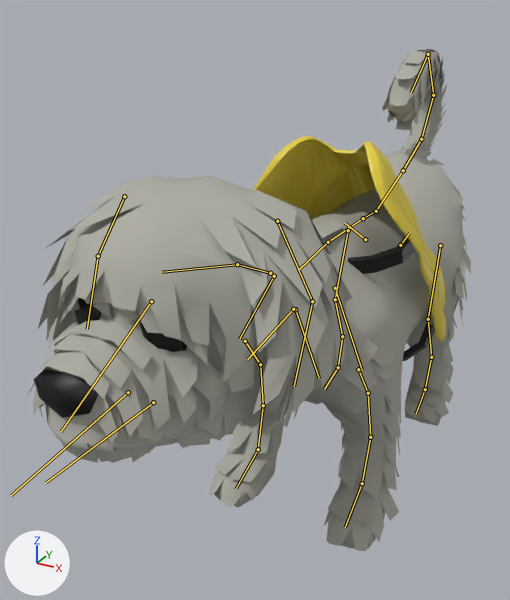
One commit to the glTF model public/dog.glb: the scene before it, then after it.
Before and after are seen from a 50 mm camera at (1.24, -3.38, 2.47) aimed at (-0.35, -0.47, 1.01). The axes (+X, +Y, +Z) are drawn at lower left. The lights are the same throughout. The bones that bend it are drawn over the model as lines.

Names of what the first picture shows: 'Circle', 'DogMesh', 'JacketMesh.001'.
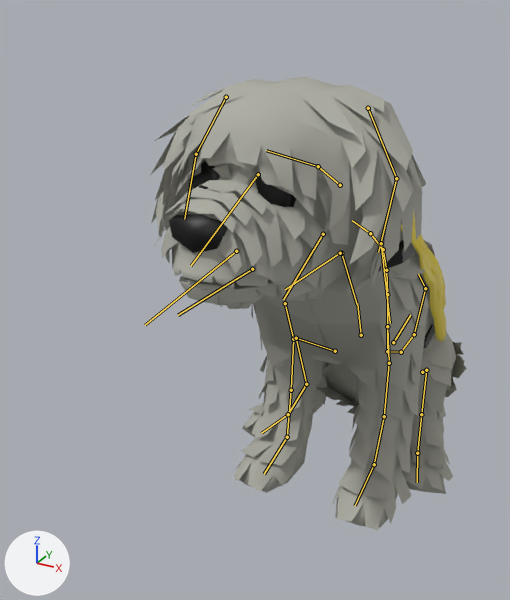
The newer file adds an action. The first version stands in its rest pose; the second is drawn at frame 83 of the action 'Idle1LookAhead'.

The change in detail:
Bone 'spine.004' (bone_spine_004) moves from (0.0, 0.0, 0.0) to (0.0, 0.366, 1.169).
Bone 'spine.004' (bone_spine_004) turns from (0, 0, 0) to (-95, 0, 0) degrees about its own x, y and z.
Bone 'spine.003' (bone_spine_003) turns from (0, 0, 0) to (50, -1, 1) degrees about its own x, y and z.
Bone 'spine.003' (bone_spine_003) is rescaled from (1.0, 1.0, 1.0) to (1.08, 1.08, 1.08).
Bone 'spine.002' (bone_spine_002) turns from (0, 0, 0) to (-10, 0, 0) degrees about its own x, y and z.
Bone 'spine.001' (bone_spine_001) turns from (0, 0, 0) to (-14, 0, 0) degrees about its own x, y and z.
Bone 'spine' (bone_spine) turns from (0, 0, 0) to (-3, 0, -1) degrees about its own x, y and z.
Bone 'spine.005' (bone_spine_005) turns from (0, 0, 0) to (29, 0, 0) degrees about its own x, y and z.
Bone 'spine.006' (bone_spine_006) turns from (0, 0, 0) to (9, 0, 0) degrees about its own x, y and z.
Bone 'spine.007' (bone_spine_007) turns from (0, 0, 0) to (24, 0, 0) degrees about its own x, y and z.
Bone 'spine.007' (bone_spine_007) is rescaled from (1.0, 1.0, 1.0) to (1.06, 1.06, 1.06).
Bone 'spine.008' (bone_spine_008) is rescaled from (1.0, 1.0, 1.0) to (0.98, 0.98, 0.98).
Bone 'spine.010' (bone_spine_010) turns from (0, 0, 0) to (32, 0, 0) degrees about its own x, y and z.
Bone 'jaw' (bone_jaw) turns from (0, 0, 0) to (3, 0, 0) degrees about its own x, y and z.
Bone 'tongue' (bone_tongue) turns from (0, 0, 0) to (9, 5, 7) degrees about its own x, y and z.
Bone 'shoulder.L' (bone_shoulder_l) turns from (0, 0, 0) to (13, 3, 7) degrees about its own x, y and z.
Bone 'front_thigh.L' (bone_front_thigh_l) moves from (0.0, 0.0, 0.0) to (0.013, -0.001, -0.015).
Bone 'front_thigh.L' (bone_front_thigh_l) turns from (0, 0, 0) to (6, -2, -3) degrees about its own x, y and z.
Bone 'front_thigh.L' (bone_front_thigh_l) is rescaled from (1.0, 1.0, 1.0) to (1.05, 1.05, 1.05).
Bone 'front_shin.L' (bone_front_shin_l) turns from (0, 0, 0) to (3, 0, 0) degrees about its own x, y and z.
Bone 'front_shin.L' (bone_front_shin_l) is rescaled from (1.0, 1.0, 1.0) to (1.06, 1.06, 1.06).
Bone 'front_foot.L' (bone_front_foot_l) turns from (0, 0, 0) to (14, 0, 0) degrees about its own x, y and z.
Bone 'front_foot.L' (bone_front_foot_l) is rescaled from (1.0, 1.0, 1.0) to (0.99, 0.99, 0.99).
Bone 'front_toe.L' (bone_front_toe_l) turns from (0, 0, 0) to (10, 0, 0) degrees about its own x, y and z.
Bone 'shoulder.R' (bone_shoulder_r) turns from (0, 0, 0) to (13, -4, -6) degrees about its own x, y and z.
Bone 'front_thigh.R' (bone_front_thigh_r) moves from (0.0, 0.0, 0.0) to (-0.013, 0.0, -0.015).
Bone 'front_thigh.R' (bone_front_thigh_r) turns from (0, 0, 0) to (6, 2, 3) degrees about its own x, y and z.
Bone 'front_thigh.R' (bone_front_thigh_r) is rescaled from (1.0, 1.0, 1.0) to (1.05, 1.05, 1.05).
Bone 'front_shin.R' (bone_front_shin_r) turns from (0, 0, 0) to (3, 0, 0) degrees about its own x, y and z.
Bone 'front_shin.R' (bone_front_shin_r) is rescaled from (1.0, 1.0, 1.0) to (1.06, 1.06, 1.06).
Bone 'front_foot.R' (bone_front_foot_r) turns from (0, 0, 0) to (14, 0, 0) degrees about its own x, y and z.
Bone 'front_foot.R' (bone_front_foot_r) is rescaled from (1.0, 1.0, 1.0) to (0.99, 0.99, 0.99).
Bone 'front_toe.R' (bone_front_toe_r) turns from (0, 0, 0) to (10, 0, 0) degrees about its own x, y and z.
Bone 'pelvis.L' (bone_pelvis_l) turns from (0, 0, 0) to (8, 13, 4) degrees about its own x, y and z.
Bone 'thigh.L' (bone_thigh_l) turns from (0, 0, 0) to (-37, -1, -12) degrees about its own x, y and z.
Bone 'shin.L' (bone_shin_l) turns from (0, 0, 0) to (92, 1, 0) degrees about its own x, y and z.
Bone 'foot.L' (bone_foot_l) turns from (0, 0, 0) to (-20, 0, 0) degrees about its own x, y and z.
Bone 'foot.L' (bone_foot_l) is rescaled from (1.0, 1.0, 1.0) to (1.08, 1.08, 1.08).
Bone 'toe.L' (bone_toe_l) turns from (0, 0, 0) to (-22, 1, 0) degrees about its own x, y and z.
Bone 'pelvis.R' (bone_pelvis_r) turns from (0, 0, 0) to (8, -10, -2) degrees about its own x, y and z.
Bone 'thigh.R' (bone_thigh_r) turns from (0, 0, 0) to (-37, 1, 13) degrees about its own x, y and z.
Bone 'shin.R' (bone_shin_r) turns from (0, 0, 0) to (91, -1, 0) degrees about its own x, y and z.
Bone 'foot.R' (bone_foot_r) turns from (0, 0, 0) to (-21, 0, 0) degrees about its own x, y and z.
Bone 'foot.R' (bone_foot_r) is rescaled from (1.0, 1.0, 1.0) to (1.08, 1.08, 1.08).
Bone 'toe.R' (bone_toe_r) turns from (0, 0, 0) to (-22, -1, 0) degrees about its own x, y and z.

Boxes [x1, y1, x2, y2] around the edits, measured in the pictures (510 x 600 px):
'DogMesh', posed (29% narrower, 10% shorter): before [27, 49, 471, 551]; after [150, 77, 466, 530]
'JacketMesh.001', unchanged, covered by the edit: before [253, 136, 446, 342]; after [401, 211, 446, 342]
bone 'spine.004', root to tip: before (403, 170) to (376, 211); after (387, 351) to (387, 294)
bone 'spine.003', root to tip: before (403, 170) to (421, 139); after (387, 351) to (401, 352)
bone 'spine.002', root to tip: before (421, 139) to (433, 95); after (401, 352) to (414, 334)
bone 'spine.001', root to tip: before (433, 95) to (428, 54); after (414, 334) to (425, 288)
bone 'spine', root to tip: before (428, 54) to (411, 92); after (425, 288) to (418, 274)
bone 'spine.005', root to tip: before (376, 211) to (363, 218); after (387, 294) to (386, 270)
bone 'spine.006', root to tip: before (363, 218) to (349, 227); after (386, 270) to (383, 249)
bone 'spine.007', root to tip: before (349, 227) to (328, 242); after (383, 249) to (370, 233)
bone 'spine.008', root to tip: before (328, 242) to (298, 270); after (370, 233) to (352, 220)
bone 'spine.010', root to tip: before (270, 273) to (237, 264); after (340, 185) to (318, 166)
bone 'jaw', root to tip: before (153, 402) to (46, 482); after (252, 269) to (178, 315)
bone 'tongue', root to tip: before (128, 392) to (11, 495); after (236, 251) to (145, 325)
bone 'shoulder.L', root to tip: before (335, 288) to (362, 370); after (381, 243) to (390, 323)
bone 'front_thigh.L', root to tip: before (358, 369) to (368, 393); after (387, 326) to (389, 363)
bone 'front_shin.L', root to tip: before (368, 393) to (370, 437); after (389, 363) to (384, 416)
bone 'front_foot.L', root to tip: before (370, 437) to (362, 483); after (384, 416) to (374, 464)
bone 'front_toe.L', root to tip: before (362, 483) to (345, 527); after (374, 464) to (355, 505)
bone 'shoulder.R', root to tip: before (274, 276) to (239, 339); after (323, 234) to (283, 299)
bone 'front_thigh.R', root to tip: before (245, 341) to (260, 364); after (285, 303) to (293, 339)
bone 'front_shin.R', root to tip: before (260, 364) to (263, 405); after (293, 339) to (291, 390)
bone 'front_foot.R', root to tip: before (263, 405) to (258, 449); after (291, 390) to (287, 437)
bone 'front_toe.R', root to tip: before (258, 449) to (236, 488); after (287, 437) to (264, 474)
bone 'pelvis.L', root to tip: before (400, 245) to (409, 233); after (393, 342) to (410, 315)
bone 'thigh.L', root to tip: before (440, 245) to (428, 319); after (422, 372) to (426, 370)
bone 'shin.L', root to tip: before (428, 319) to (431, 357); after (426, 370) to (421, 414)
bone 'foot.L', root to tip: before (431, 357) to (425, 389); after (421, 414) to (417, 453)
bone 'toe.L', root to tip: before (425, 389) to (416, 413); after (417, 453) to (417, 482)
bone 'pelvis.R', root to tip: before (365, 239) to (345, 223); after (361, 335) to (357, 303)
bone 'thigh.R', root to tip: before (348, 230) to (335, 299); after (335, 351) to (296, 338)
bone 'shin.R', root to tip: before (335, 299) to (342, 336); after (296, 338) to (306, 384)
bone 'foot.R', root to tip: before (342, 336) to (338, 367); after (306, 384) to (288, 414)
bone 'toe.R', root to tip: before (338, 367) to (324, 389); after (288, 414) to (261, 433)
